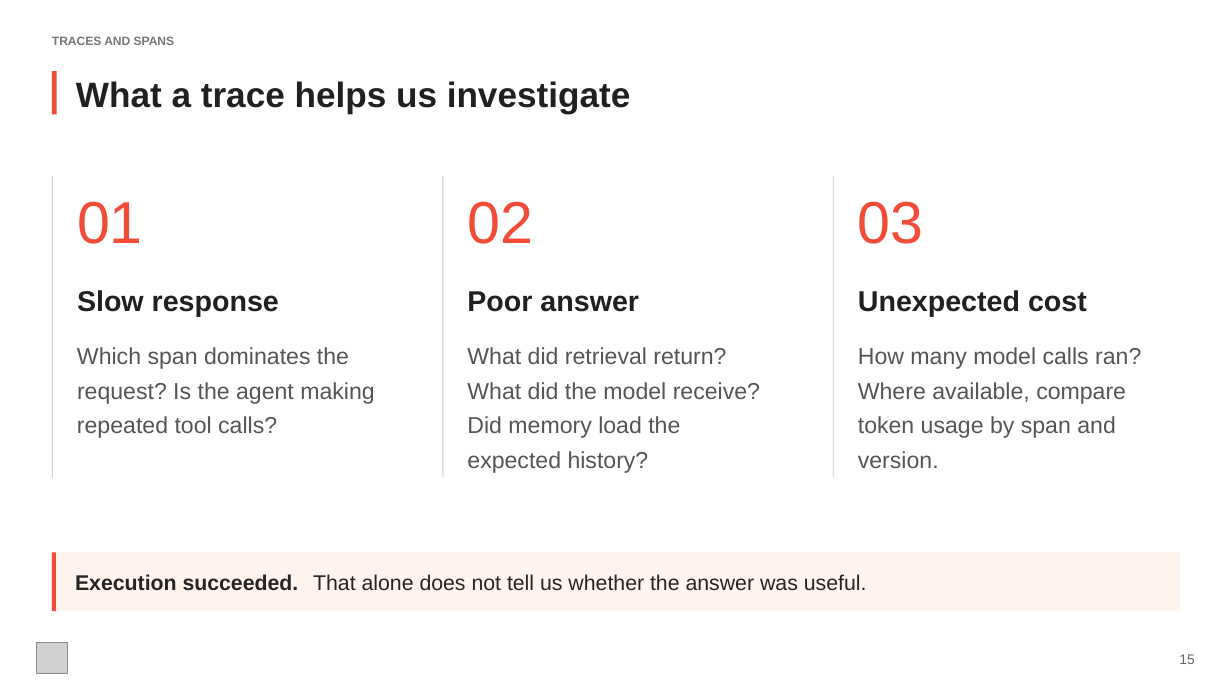
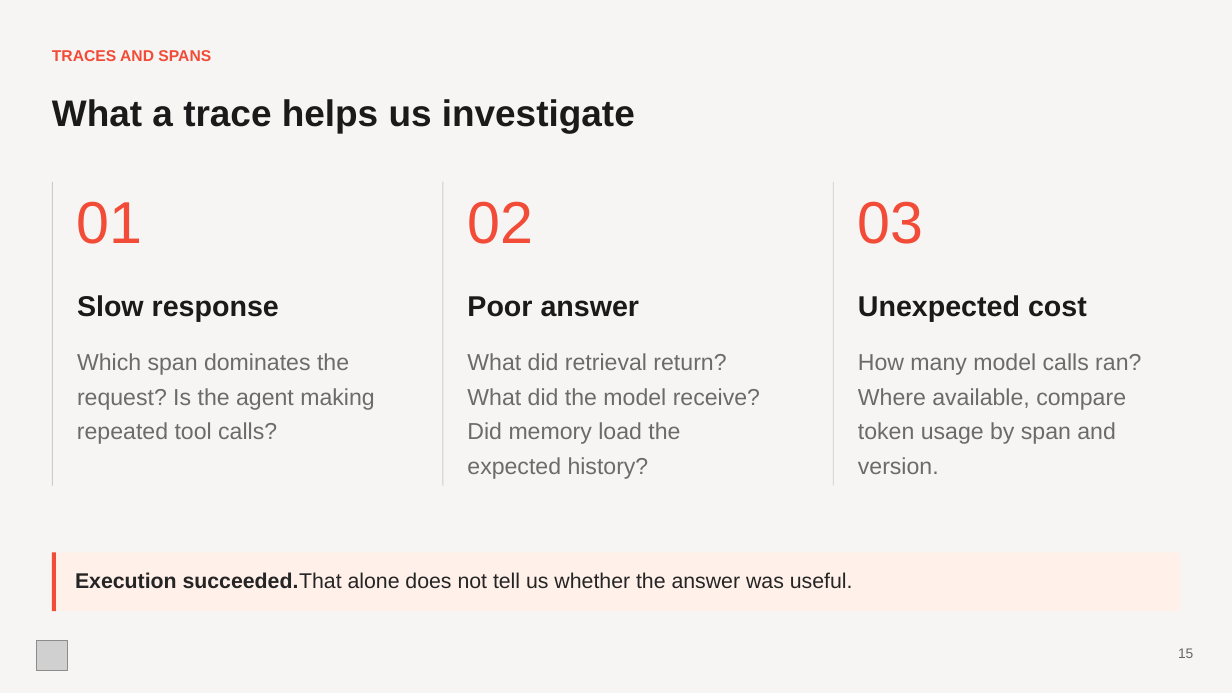
Before and after one commit to evangoh122/course-code-hub, a slide deck: slide 15 of presentations/lecture4.pptx. Drawn at 1232x693 pixels with LibreOffice and Linux fonts; fonts in the diff are those of the drawing; grey boxes stand for pictures. Boxes give left, top, right and bottom in pixels: in the first picture for what was removed or moved away, otherwise in the second. Text is boxed around its words. In the diff, an @@ line names an element or a change of style, - is before the commit and + after.

```diff
--- a/presentations/lecture4.pptx
+++ b/presentations/lecture4.pptx
@@ background #FFFFFF to #F6F5F3 @@
@@ text "TRACES AND SPANS": place and size @@
-text "TRACES AND SPANS" at (52,36,175,45)
+text "TRACES AND SPANS" at (52,50,211,61)
@@ text "TRACES AND SPANS" at (52,50,211,61): size 9.4 to 12.2 pt, text colour #777777 to #F24B37 @@
@@ rectangle removed at (52,71,56,115) @@
@@ text "What a trace helps us ...": place and size @@
-text "What a trace helps us ..." at (76,81,631,113)
+text "What a trace helps us ..." at (52,99,635,133)
@@ text "What a trace helps us ..." at (52,99,635,133): size 27.4 to 28.8 pt, text colour #202020 to #1A1A1A @@
@@ rectangle: place and size @@
-rectangle at (52,177,53,477)
+rectangle at (52,182,53,486)
@@ rectangle: place and size @@
-rectangle at (443,177,444,477)
+rectangle at (443,182,444,486)
@@ rectangle: place and size @@
-rectangle at (833,177,834,477)
+rectangle at (833,182,834,486)
@@ text colour #202020 to #1A1A1A in 3 elements at (77,295,279,321), (467,296,640,317), (858,295,1087,321) @@
@@ text colour #555555 to #6B6B6B in 11 elements at (77,388,374,410), (858,422,1116,444), (858,388,1126,410), (467,457,649,479), (467,388,760,405), (77,422,277,444), (858,353,1141,375), (467,422,680,444), (77,353,349,375), (858,457,939,474), (467,353,726,370) @@
@@ rectangle at (52,553,1180,612): fill #FFF3ED to #FFF0E9 @@
@@ text "That alone does not tell ...": place and size @@
-text "That alone does not tell ..." at (313,574,867,590)
+text "That alone does not tell ..." at (299,572,853,588)
@@ text "15": place and size @@
-text "15" at (1179,654,1194,664)
+text "15" at (1178,648,1193,658)
```
Also in this commit, not shown: 41 other slides changed, 3 slides added, 3 slides removed, 5 other files.
